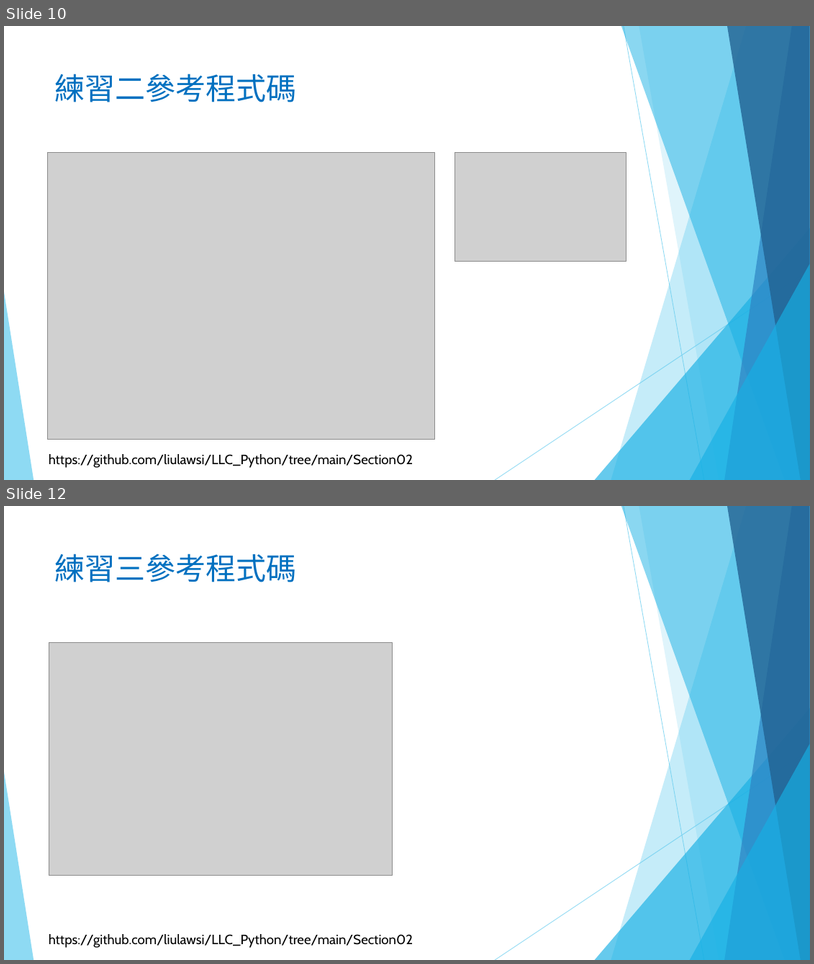
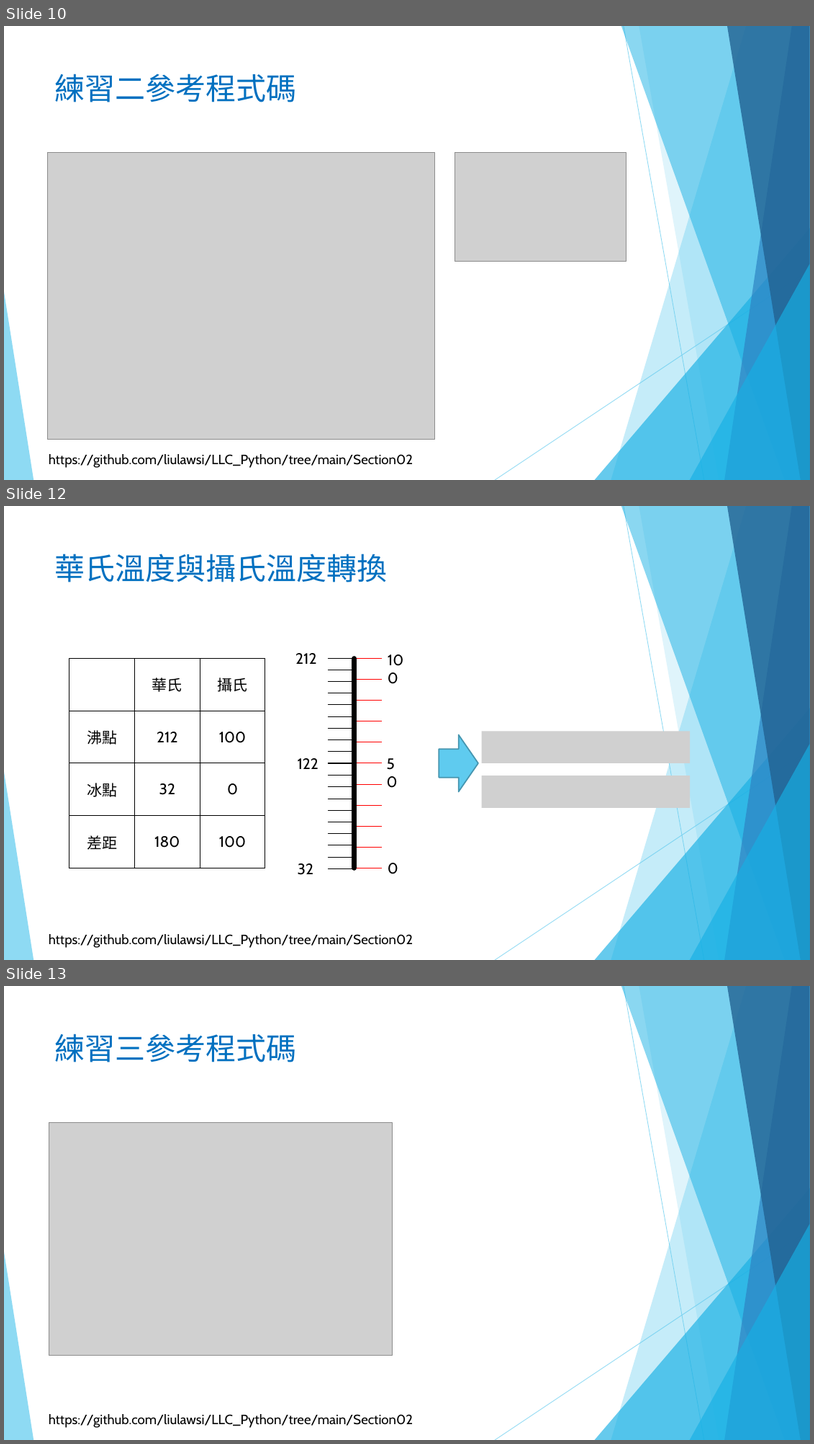
Before and after one commit to liulawsi/My_PPTs, a slide deck: LCC/Python/02_程式語言基本法.pptx. Shown one above the other, each under a label of ours: slides 10 and 12 before the commit, slides 10, 12 and 13 after it; the slides between them are not shown. The pictures are 814x964 and 814x1444 pixels, drawn with LibreOffice and Linux fonts; fonts in the diff are those of the drawing; grey boxes stand for pictures; background and template pictures are left out. Boxes give left, top, right and bottom in pixels: in the first picture for what was removed or moved away, otherwise in the second. Text is boxed around its words. In the diff, an @@ line names an element or a change of style, - is before the commit and + after.

```diff
--- a/LCC/Python/02_程式語言基本法.pptx
+++ b/LCC/Python/02_程式語言基本法.pptx
@@ slide 12 added at [4,506,810,960], background #FFFFFF; not listed: 11 template elements that a slide beside it also shows @@
@@ title added at [55,554,388,582], 36 pt, text #0070C0 @@
+華氏溫度與攝氏溫度轉換
@@ text added at [296,653,316,664], 18 pt, text #000000 @@
+212
@@ table added at [70,659,265,868], 4 rows, 3 columns @@
+ | 華氏 | 攝氏
+沸點 | 212 | 100
+冰點 | 32 | 0
+差距 | 180 | 100
@@ table added at [328,658,354,763], 9 rows, 1 columns @@
+
+
+
+
+
+
+
+
+
@@ line added from (355, 659) to (355, 867), #000000 6 pt @@
@@ table added at [356,658,382,867], 10 rows, 1 columns @@
+
+
+
+
+
+
+
+
+
+
@@ text added at [219,731,246,743], 18 pt, text #000000 @@
+100
@@ right arrow added at [440,735,479,792], fill #5FCBEF, outline #4696B1 1.5 pt @@
@@ picture added at [482,731,691,763] @@
@@ text added at [298,758,319,769], 18 pt, text #000000 @@
+122
@@ table added at [328,764,354,869], 9 rows, 1 columns @@
+
+
+
+
+
+
+
+
+
@@ text added at [381,751,409,775], 18 pt, text #000000 @@
+50
@@ picture added at [482,775,691,807] @@
@@ text added at [298,863,314,875], 18 pt, text #000000 @@
+32
@@ text added at [388,862,399,874], 18 pt, text #000000 @@
+0
@@ what was slide 12 is now slide 13 @@
```
Also in this commit, not shown: 1 slide changed, 2 other slides added, 6 other files.
